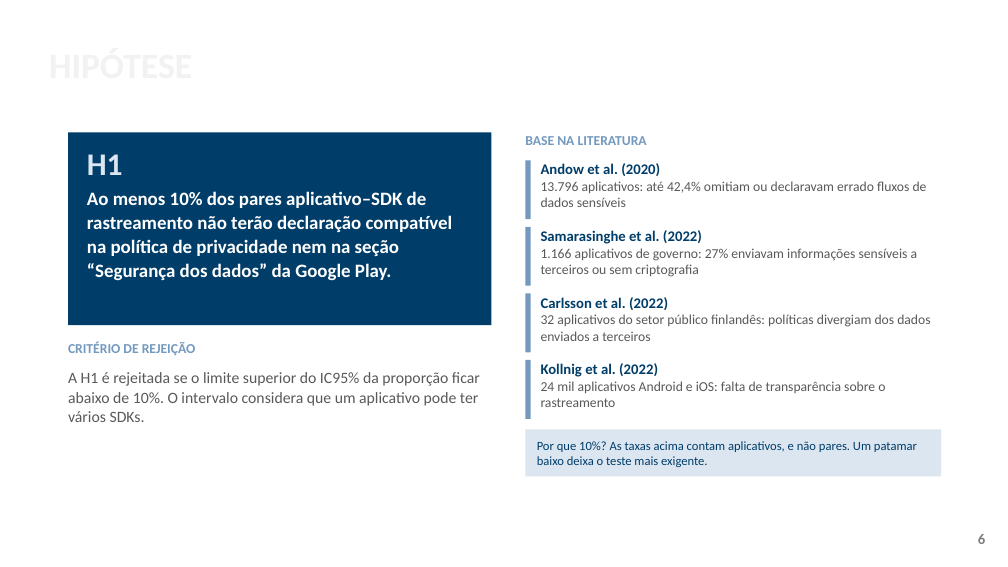
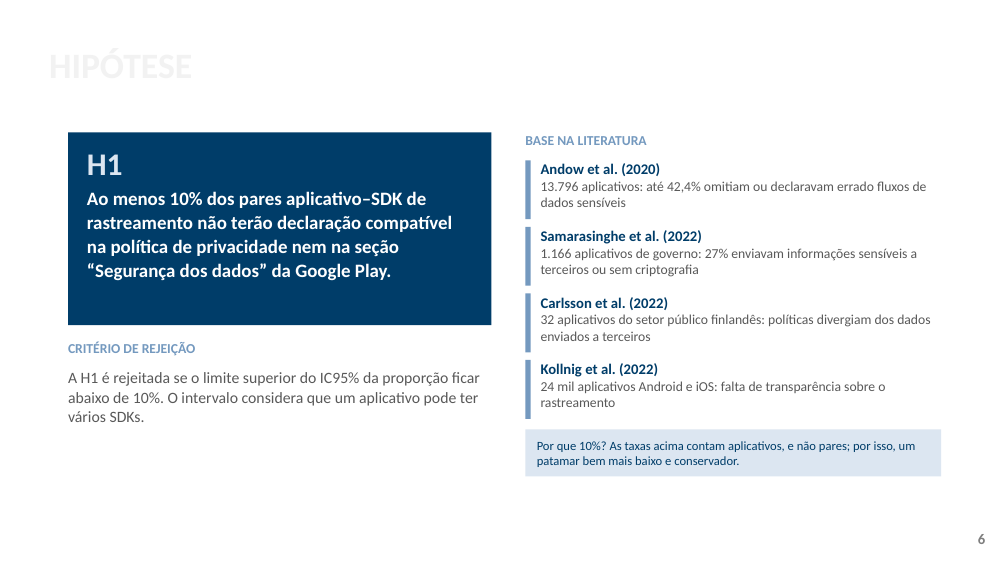
Before and after one commit to ClaudioAMF1/TCC, a slide deck: slide 6 of tcc/apresentacao/apresentacao-defesa-final.pptx. Drawn at 1008x567 pixels with LibreOffice and Linux fonts; fonts in the diff are those of the drawing; background and template pictures are left out. Boxes give left, top, right and bottom in pixels: in the first picture for what was removed or moved away, otherwise in the second. Text is boxed around its words. In the diff, an @@ line names an element or a change of style, - is before the commit and + after.

```diff
--- a/tcc/apresentacao/apresentacao-defesa-final.pptx
+++ b/tcc/apresentacao/apresentacao-defesa-final.pptx
@@ text at [537,441,916,467]: text changed @@
-Por que 10%? As taxas acima contam aplicativos, e não pares. Um patamar baixo deixa o teste mais exigente.
+Por que 10%? As taxas acima contam aplicativos, e não pares; por isso, um patamar bem mais baixo e conservador.
```
Also in this commit, not shown: 10 other files.
